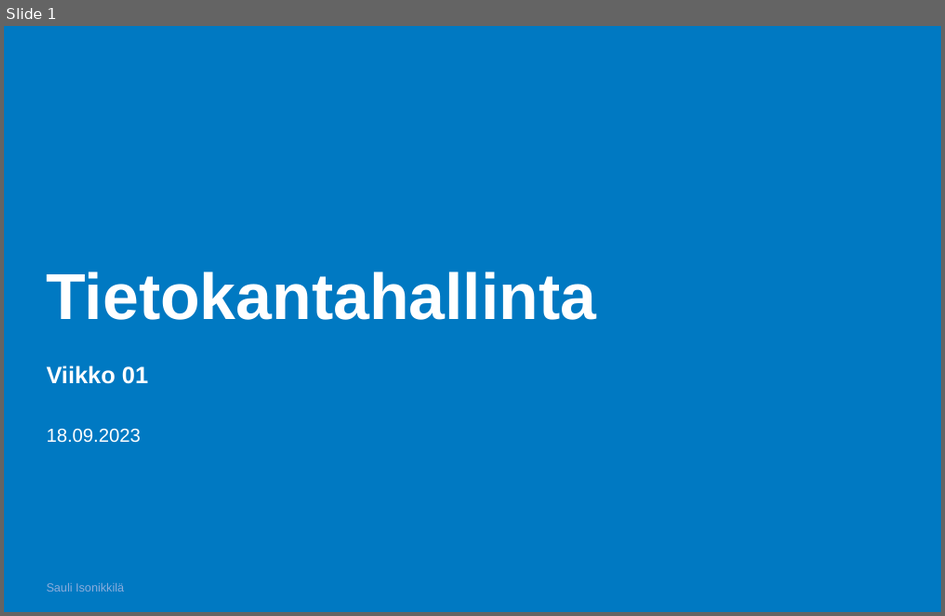
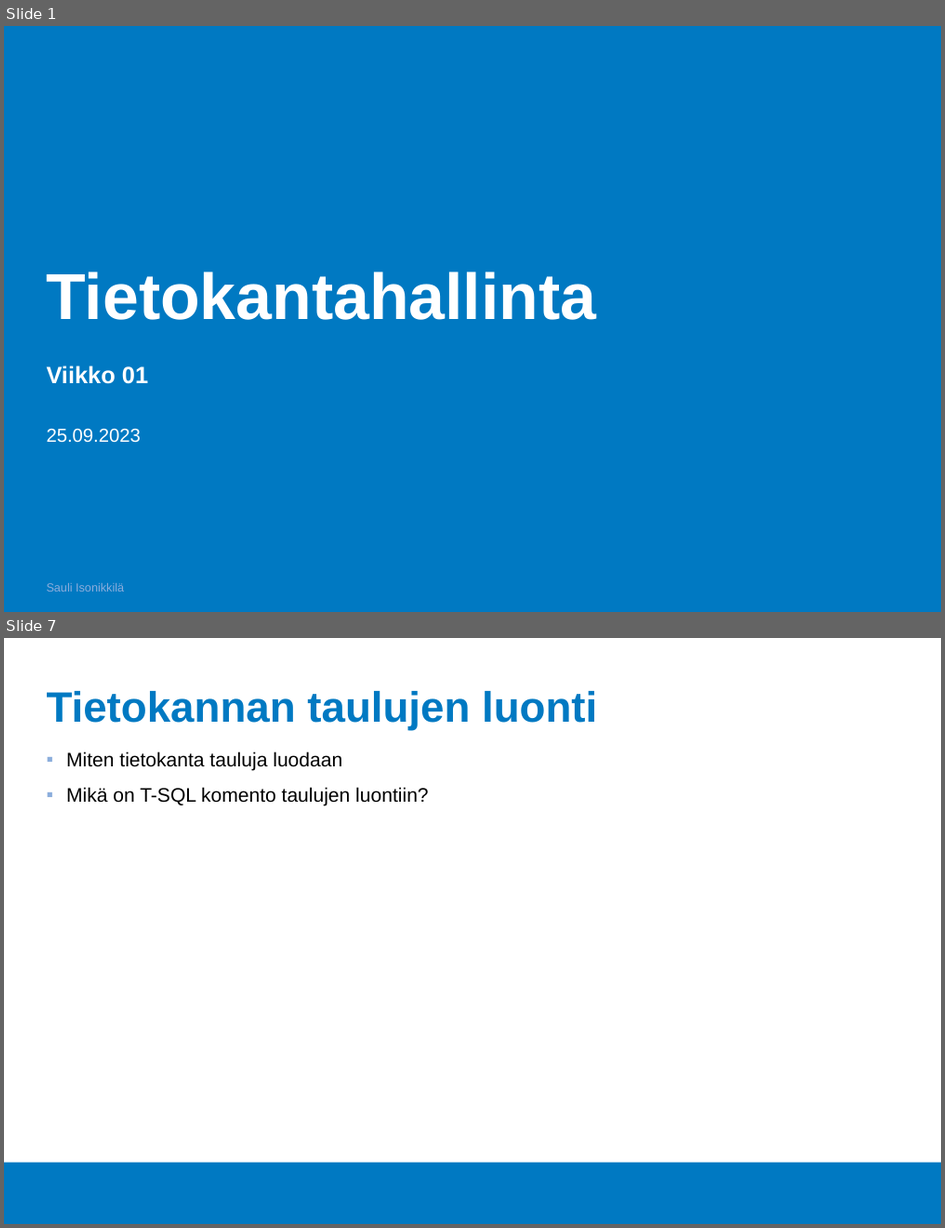
Before and after one commit to Tietokantahallinta/Tietokantahallinta.github.io, a slide deck: luennot/viikko01/Luentokalvot_01.odp. Shown one above the other, each under a label of ours: slide 1 before the commit, slides 1 and 7 after it; the slides between them are not shown. The pictures are 945x616 and 945x1228 pixels, drawn with LibreOffice and Linux fonts; fonts in the diff are those of the drawing; background and template pictures are left out. Boxes give left, top, right and bottom in pixels: in the first picture for what was removed or moved away, otherwise in the second. Text is boxed around its words. In the diff, an @@ line names an element or a change of style, - is before the commit and + after.

```diff
--- a/luennot/viikko01/Luentokalvot_01.odp
+++ b/luennot/viikko01/Luentokalvot_01.odp
@@ slide 7 added at (4,638,941,1224), background #FFFFFF; not listed: 1 template element that a slide beside it also shows @@
@@ title added at (47,691,597,730), 36 pt, text #0079C2, bold @@
+Tietokannan taulujen luonti
@@ text added at (66,751,428,806), 16.6 pt, text #000000 @@
+▪ Miten tietokanta tauluja luodaan
+▪ Mikä on T-SQL komento taulujen luontiin?
@@ slide 1 changed as well @@
@@ text at (47,429,141,443): text changed @@
-18.09.2023
+25.09.2023
```
Also in this commit, not shown: 1 other slide changed, 6 other slides added, 2 slides removed, 5 other files.
